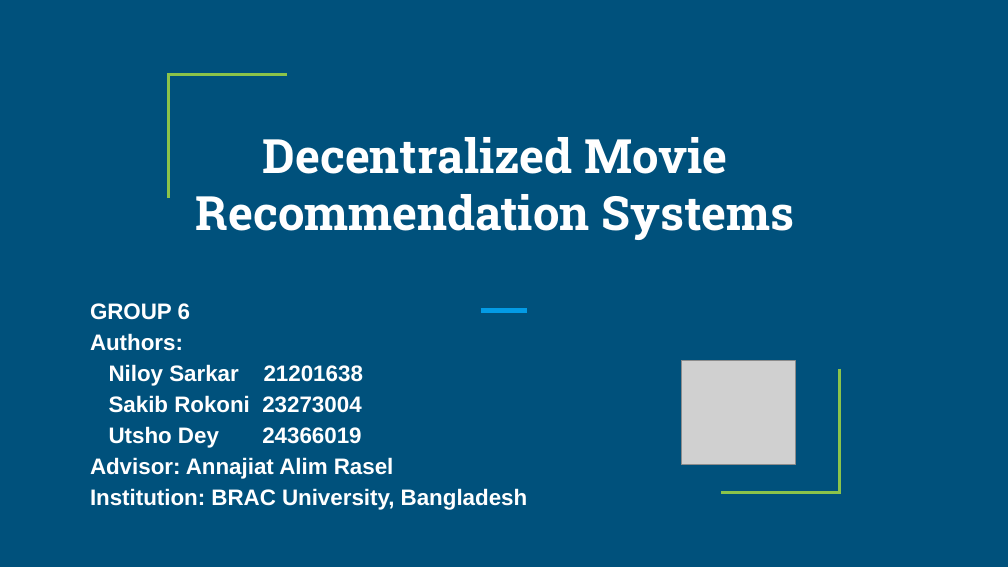
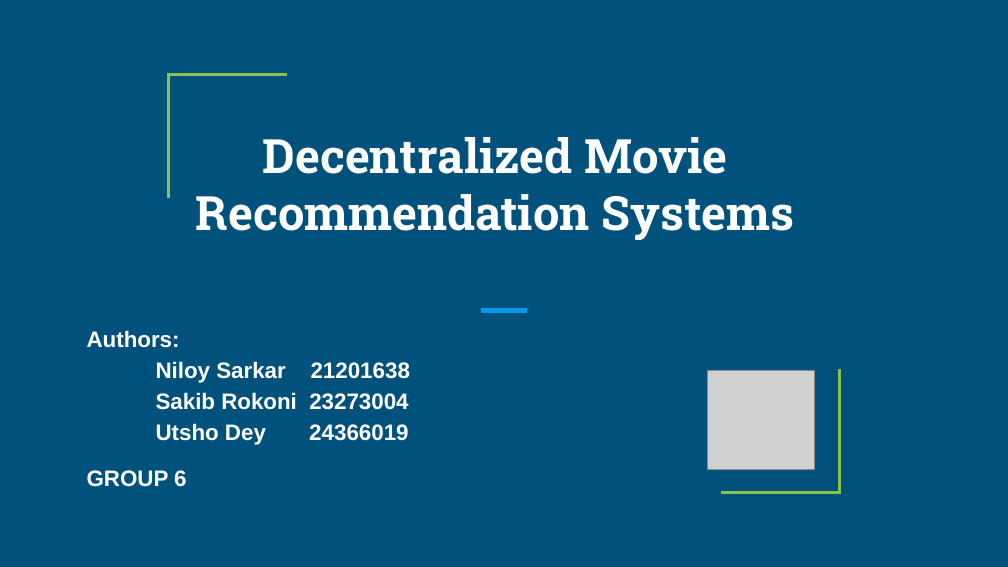
Before and after one commit to sakibrokoni/CSE707, a slide deck: slide 1 of Task 4b/CSE707_Task 4b_Group6.pptx. Drawn at 1008x567 pixels with LibreOffice and Linux fonts; fonts in the diff are those of the drawing; grey boxes stand for pictures. Boxes give left, top, right and bottom in pixels: in the first picture for what was removed or moved away, otherwise in the second. Text is boxed around its words. In the diff, an @@ line names an element or a change of style, - is before the commit and + after.

```diff
--- a/Task 4b/CSE707_Task 4b_Group6.pptx
+++ b/Task 4b/CSE707_Task 4b_Group6.pptx
@@ subtitle "Authors:" moved from (x1=90, y1=303, x2=528, y2=510) to (x1=87, y1=330, x2=410, y2=445) @@
@@ subtitle at (x1=90, y1=303, x2=190, y2=320): paragraph removed @@
-GROUP 6
@@ subtitle at (x1=156, y1=361, x2=410, y2=445): indent changed @@
@@ picture resized from (x1=681, y1=361, x2=795, y2=465) to (x1=708, y1=371, x2=814, y2=470) @@
@@ text added at (x1=87, y1=470, x2=186, y2=487), 16 pt, text #FFFFFF, bold @@
+GROUP 6
@@ subtitle at (x1=90, y1=457, x2=528, y2=510): paragraphs removed @@
-Advisor: Annajiat Alim Rasel
-Institution: BRAC University, Bangladesh
```
Also in this commit, not shown: 15 other slides changed, 3 slides added, 1 other file.
